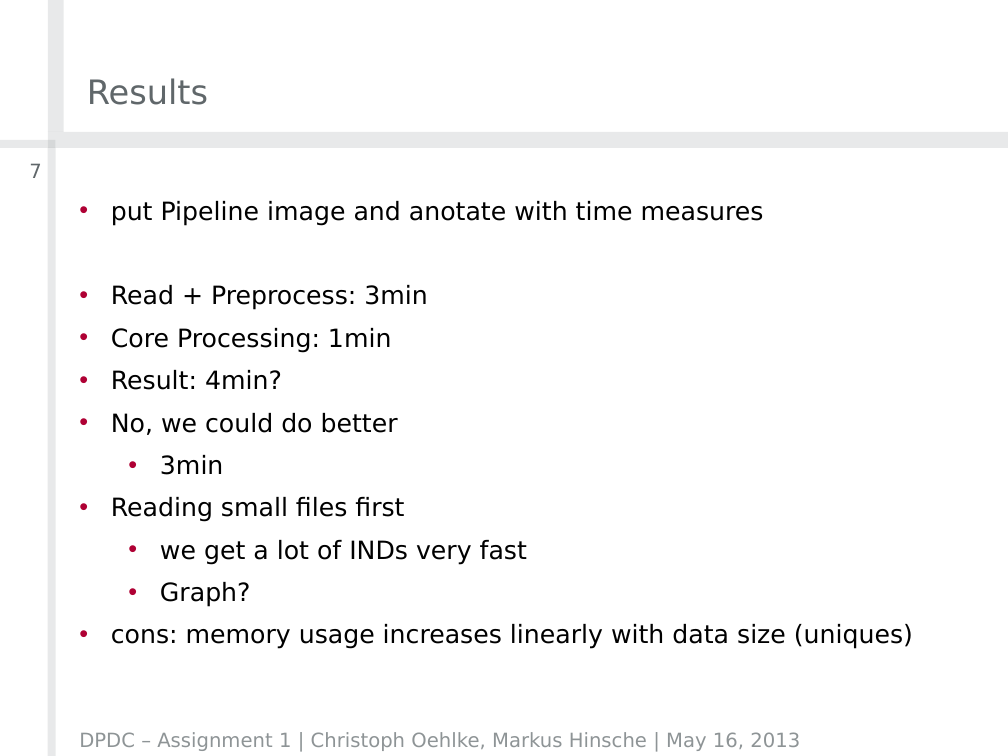
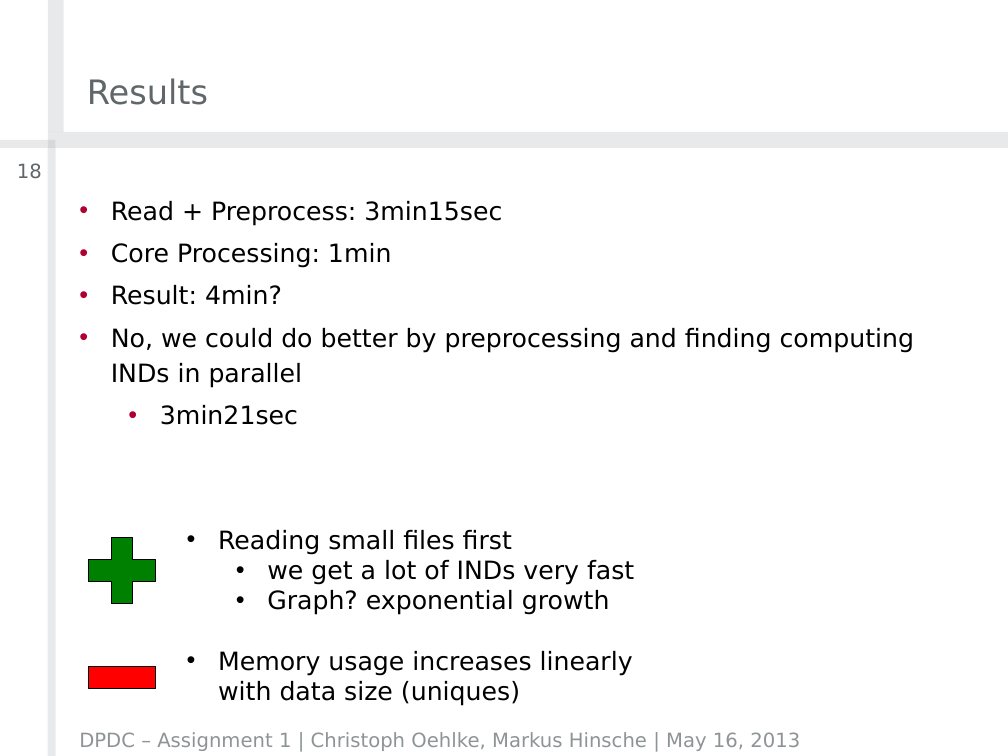
Before and after one commit to crizzy/dpdc-exercises, a slide deck: slide 18 of exercise2/DPDCAssignment2Group01.pptx (slide 7 before the commit). Drawn at 1008x756 pixels with LibreOffice and Linux fonts; fonts in the diff are those of the drawing; background and template pictures are left out. Boxes give left, top, right and bottom in pixels: in the first picture for what was removed or moved away, otherwise in the second. Text is boxed around its words. In the diff, an @@ line names an element or a change of style, - is before the commit and + after.

```diff
--- a/exercise2/DPDCAssignment2Group01.pptx
+++ b/exercise2/DPDCAssignment2Group01.pptx
@@ page number at [17, 163, 42, 179]: text changed @@
-7
+18
@@ text at [111, 201, 502, 226]: text changed @@
-• put Pipeline image and anotate with time measures
-• Read + Preprocess: 3min
+• Read + Preprocess: 3min15sec
@@ text at [111, 328, 915, 425]: text changed @@
-• No, we could do better
-  • 3min
-• Reading small files first
-  • we get a lot of INDs very fast
-  • Graph?
-• cons: memory usage increases linearly with data size (uniques)
+• No, we could do better by preprocessing and finding computing INDs in parallel
+  • 3min21sec
@@ plus sign added at [77, 525, 167, 616], fill #008000, outline #000000 0.75 pt @@
@@ text added at [218, 530, 634, 706], 18 pt, text #000000 @@
+• Reading small files first
+  • we get a lot of INDs very fast
+  • Graph? exponential growth
+• Memory usage increases linearly with data size (uniques)
@@ math minus added at [77, 632, 167, 723], fill #FF0000, outline #000000 0.75 pt @@
```
Also in this commit, not shown: 4 other slides changed, 11 slides added.
